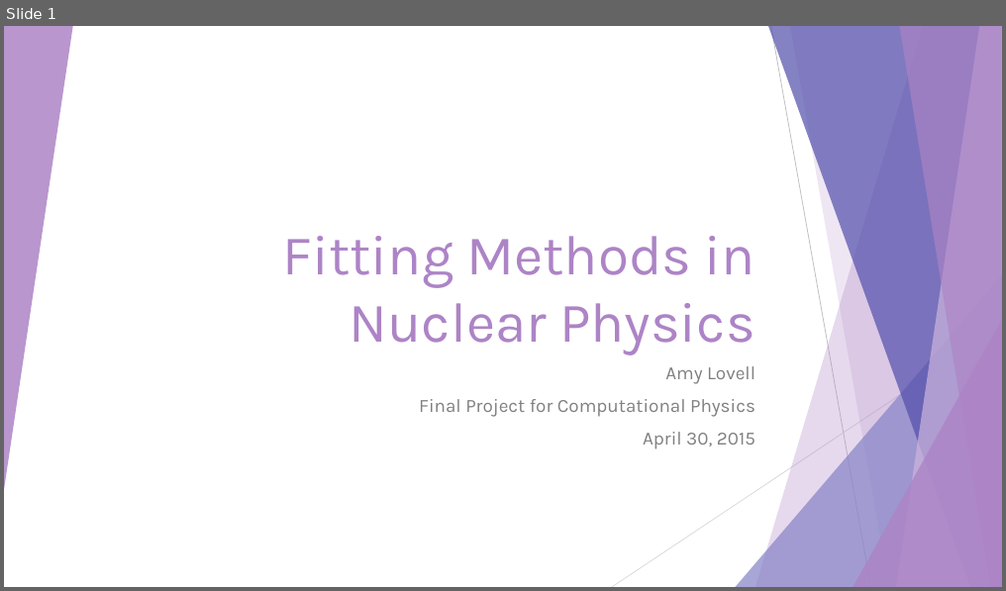
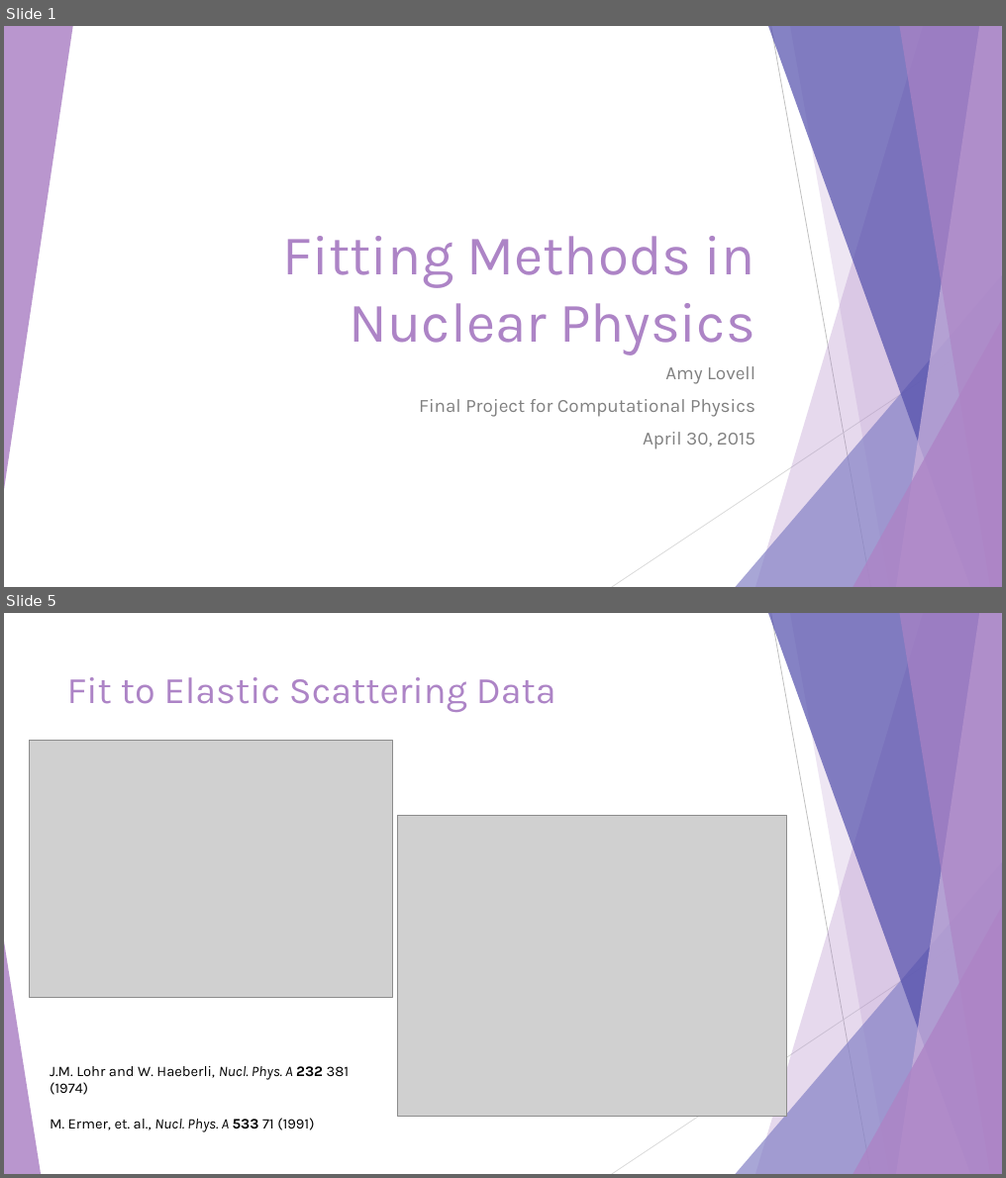
Before and after one commit to alovell/Minimization, a slide deck: Fitting Methods.pptx. Shown one above the other, each under a label of ours: slide 1 before the commit, slides 1 and 5 after it; the slides between them are not shown. The pictures are 1006x591 and 1006x1178 pixels, drawn with LibreOffice and Linux fonts; fonts in the diff are those of the drawing; grey boxes stand for pictures. Boxes give left, top, right and bottom in pixels: in the first picture for what was removed or moved away, otherwise in the second. Text is boxed around its words. In the diff, an @@ line names an element or a change of style, - is before the commit and + after.

```diff
--- a/Fitting Methods.pptx
+++ b/Fitting Methods.pptx
@@ slide 5 added at (4, 613, 1002, 1174), background #FFFFFF; not listed: 9 template elements that a slide beside it also shows @@
@@ title added at (67, 677, 556, 712), 36 pt, text #AD84C6 @@
+Fit to Elastic Scattering Data
@@ picture added at (30, 741, 392, 997) @@
@@ picture added at (397, 815, 786, 1116) @@
@@ triangle added at (4, 942, 41, 1174), fill #AD84C6 at 85% opacity @@
@@ text added at (50, 1066, 350, 1133), 14 pt, text #000000 @@
+J.M. Lohr and W. Haeberli, Nucl. Phys. A 232 381 (1974)
+M. Ermer, et. al., Nucl. Phys. A 533 71 (1991)
```
Also in this commit, not shown: 1 slide changed, 14 other slides added, 4 slides removed.
